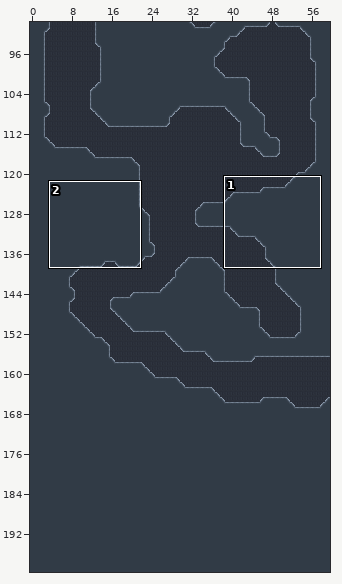
Level history. Tiled map: assets/map/level00.tmx. The first picture is a wide view before the edit; the outline marks the close-up.
Close-up. First the earlier version:
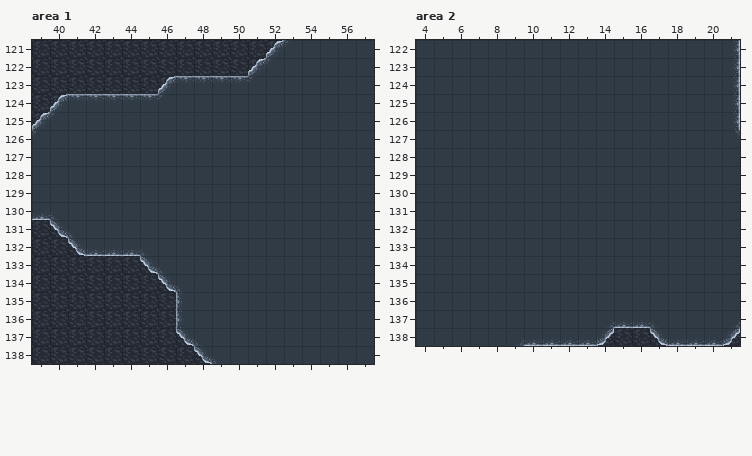
Cells are 32x32 px. Shown: area 1 x 39..57, y 121..138; area 2 x 4..21, y 122..138. The commit also changed other parts of the map, which this record leaves out.
New version:
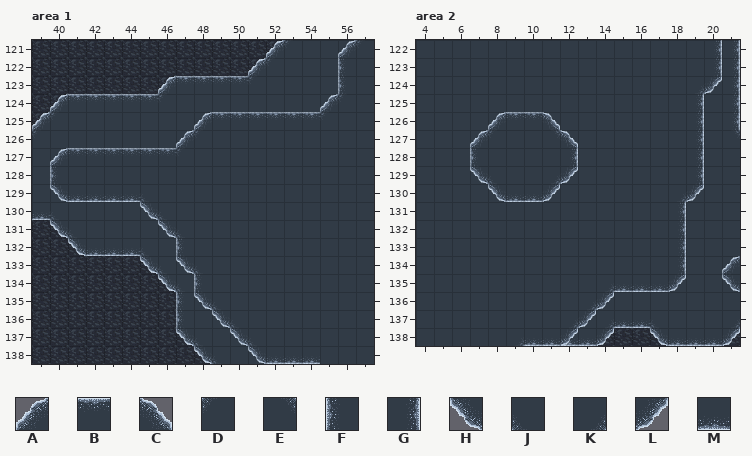
Key: from "slopes": A 11, B 12, C 14, D 20, E 23, F 28, G 33, H 37, J 38, K 41, L 42, M 48.
_ is an empty cell.
Changes in this commit:
{"where": "layer \"forground\", area 1"}
{"y":121,"x":56,"old":"__","new":"AD"}
{"y":122,"x":56,"old":"_","new":"F"}
{"y":123,"x":56,"old":"_","new":"F"}
{"y":124,"x":55,"old":"__","new":"AD"}
{"y":125,"x":48,"old":"________","new":"ABBBBBBD"}
{"y":126,"x":47,"old":"__","new":"AD"}
{"y":127,"x":40,"old":"________","new":"ABBBBBBD"}
{"y":128,"x":40,"old":"_","new":"F"}
{"y":129,"x":40,"old":"______","new":"HMMMMJ"}
{"y":130,"x":45,"old":"__","new":"HJ"}
{"y":131,"x":46,"old":"__","new":"HJ"}
{"y":132,"x":47,"old":"_","new":"F"}
{"y":133,"x":47,"old":"__","new":"HJ"}
{"y":134,"x":48,"old":"_","new":"F"}
{"y":135,"x":48,"old":"__","new":"HJ"}
{"y":136,"x":49,"old":"__","new":"HJ"}
{"y":137,"x":50,"old":"__","new":"HJ"}
{"y":138,"x":51,"old":"____","new":"HMMM"}
{"where": "layer \"forground\", area 2"}
{"y":122,"x":20,"old":"_","new":"G"}
{"y":123,"x":20,"old":"_","new":"G"}
{"y":124,"x":19,"old":"__","new":"KL"}
{"y":125,"x":19,"old":"_","new":"G"}
{"y":126,"x":8,"old":"____","new":"ABBC"}
{"y":126,"x":19,"old":"_","new":"G"}
{"y":127,"x":7,"old":"__","new":"AD"}
{"y":127,"x":11,"old":"__","new":"EC"}
{"y":127,"x":19,"old":"_","new":"G"}
{"y":128,"x":7,"old":"_","new":"F"}
{"y":128,"x":12,"old":"_","new":"G"}
{"y":128,"x":19,"old":"_","new":"G"}
{"y":129,"x":7,"old":"__","new":"HJ"}
{"y":129,"x":11,"old":"__","new":"KL"}
{"y":129,"x":19,"old":"_","new":"G"}
{"y":130,"x":8,"old":"____","new":"HMML"}
{"y":130,"x":18,"old":"__","new":"KL"}
{"y":131,"x":18,"old":"_","new":"G"}
{"y":132,"x":18,"old":"_","new":"G"}
{"y":133,"x":18,"old":"_","new":"G"}
{"y":134,"x":18,"old":"_","new":"G"}
{"y":134,"x":21,"old":"_","new":"A"}
{"y":135,"x":14,"old":"_____","new":"KMMML"}
{"y":135,"x":21,"old":"_","new":"H"}
{"y":136,"x":13,"old":"__","new":"KL"}
{"y":137,"x":12,"old":"__","new":"KL"}
{"y":138,"x":12,"old":"_","new":"L"}
